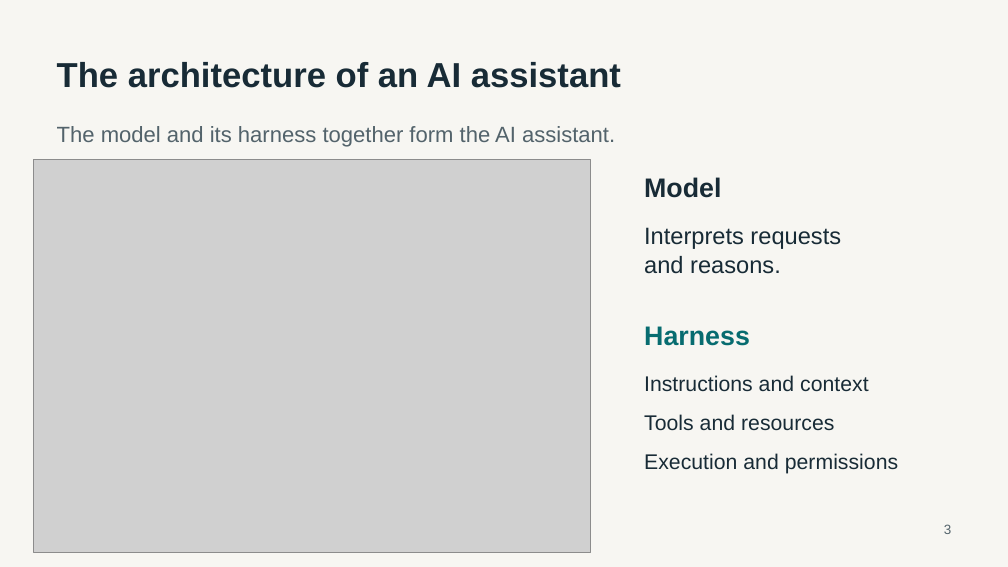
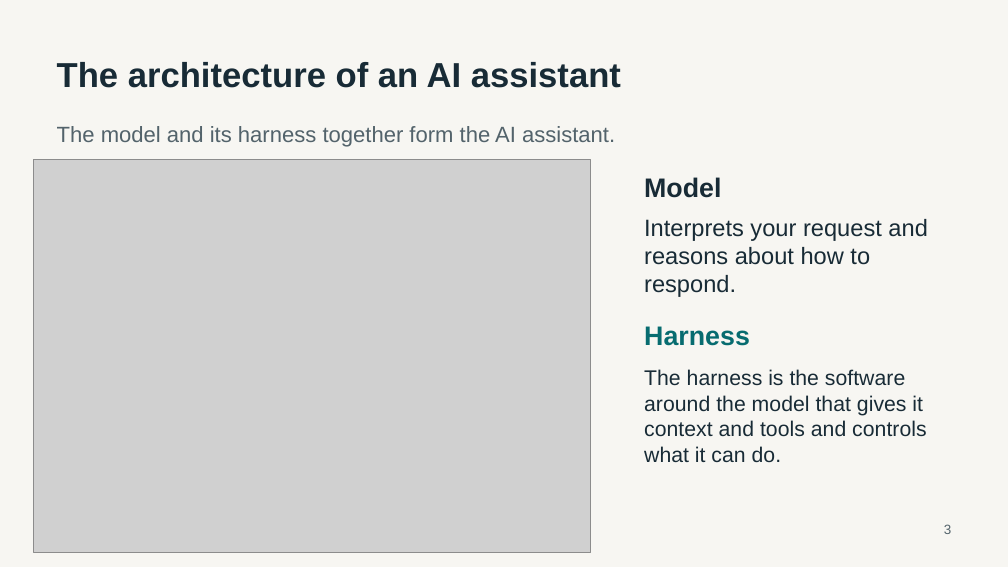
Before and after one commit to luntergroup/health-in-context-agents-workshop, a slide deck: slide 3 of material/intro-slides/AI_assistants_workshop_v1.pptx. Drawn at 1008x567 pixels with LibreOffice and Linux fonts; fonts in the diff are those of the drawing; grey boxes stand for pictures. Boxes give left, top, right and bottom in pixels: in the first picture for what was removed or moved away, otherwise in the second. Text is boxed around its words. In the diff, an @@ line names an element or a change of style, - is before the commit and + after.

```diff
--- a/material/intro-slides/AI_assistants_workshop_v1.pptx
+++ b/material/intro-slides/AI_assistants_workshop_v1.pptx
@@ text at (644,219,927,297): text changed @@
-Interprets requests
-and reasons.
+Interprets your request and reasons about how to respond.
@@ text "Interprets your request and reasons ..." at (644,219,927,297): vertical alignment middle to top @@
@@ text removed at (644,375,869,392) @@
-Instructions and context
@@ text added at (644,369,926,463), 20.2 pt, text #182B36 @@
+The harness is the software around the model that gives it context and tools and controls what it can do.
@@ text removed at (644,414,834,431) @@
-Tools and resources
@@ text removed at (644,453,898,474) @@
-Execution and permissions
```
Also in this commit, not shown: 3 other slides changed, 3 slides added, 2 slides removed.
